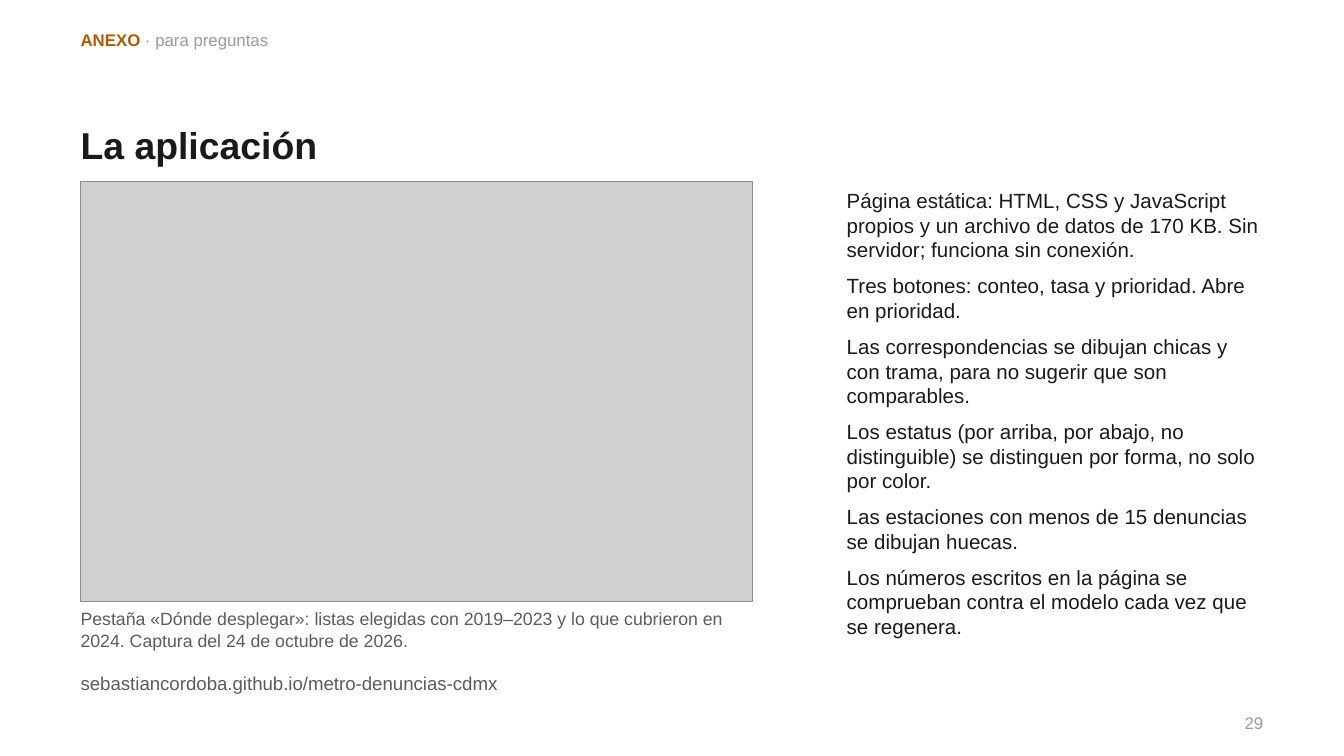
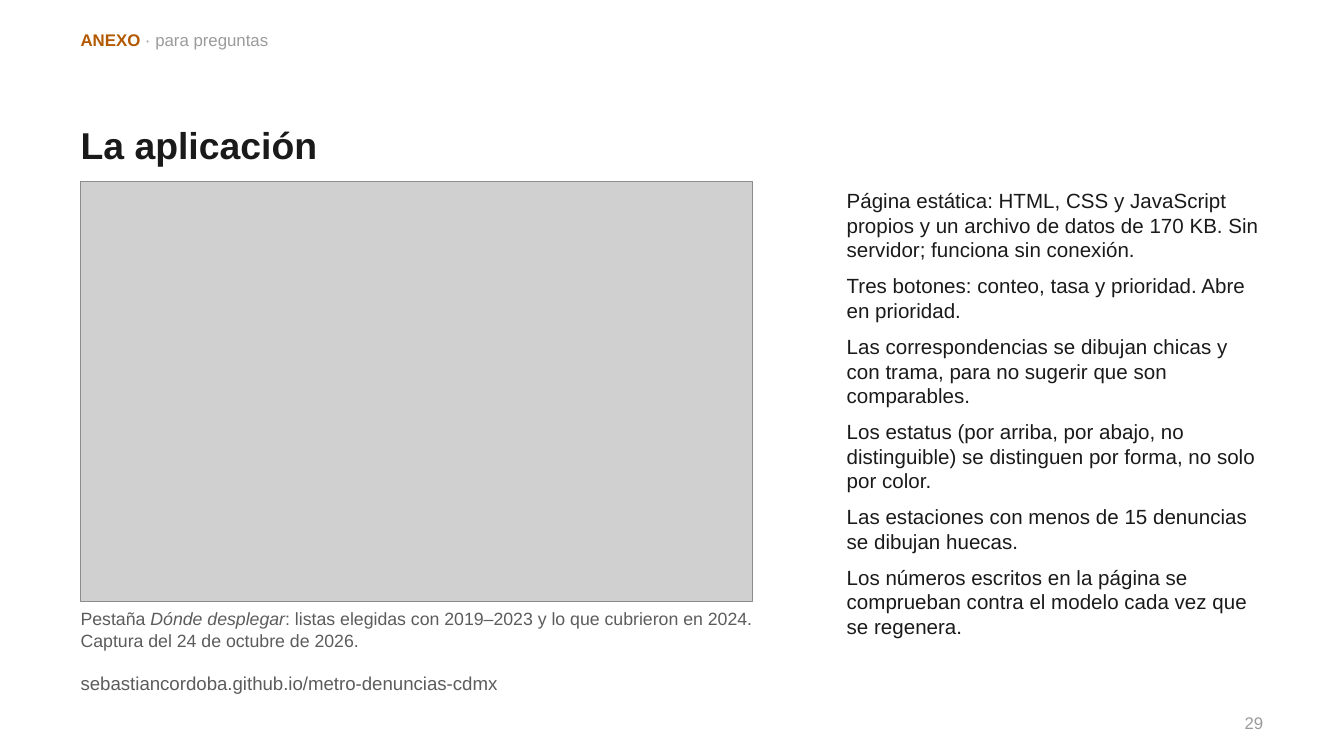
Before and after one commit to sebastiancordoba/caso-inseguridad-cdmx, a slide deck: slide 29 of docs/presentacion/presentacion.pptx. Drawn at 1344x756 pixels with LibreOffice and Linux fonts; fonts in the diff are those of the drawing; grey boxes stand for pictures. Boxes give left, top, right and bottom in pixels: in the first picture for what was removed or moved away, otherwise in the second. Text is boxed around its words. In the diff, an @@ line names an element or a change of style, - is before the commit and + after.

```diff
--- a/docs/presentacion/presentacion.pptx
+++ b/docs/presentacion/presentacion.pptx
@@ text at [81, 612, 752, 651]: text changed @@
-Pestaña «Dónde desplegar»: listas elegidas con 2019–2023 y lo que cubrieron en 2024. Captura del 24 de octubre de 2026.
+Pestaña Dónde desplegar: listas elegidas con 2019–2023 y lo que cubrieron en 2024. Captura del 24 de octubre de 2026.
```
Also in this commit, not shown: 6 other slides changed, 7 other files.
